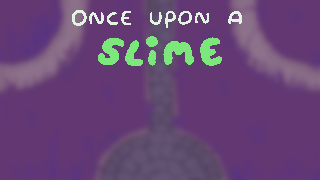
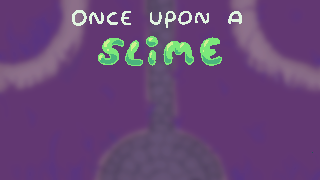
Layers edited between the first and the second 320 x 180 image:
added group "Clipping Group 13" with 3 layers above "Paint Layer 11" over [99, 38, 313, 153]
added layer "Paint Layer 14" in group "Clipping Group 13" over [99, 38, 221, 64]
added layer "Mask Layer" (1st of 2, in "Clipping Group 13") (76%) in group "Clipping Group 13" over [99, 38, 221, 65]
moved "Paint Layer 12" into group "Clipping Group 13", painted on it over [99, 38, 313, 153]
painted on "Paint Layer 11" over [99, 38, 313, 153]
painted on "Copy of Group 10 Merged" over [99, 38, 313, 153]
painted on "Paint Layer 8" over [99, 38, 313, 153]
painted on "Copy of Clipping Group 3 Merged" over [99, 38, 313, 153]
painted on "Paint Layer 1" over [99, 38, 313, 153]